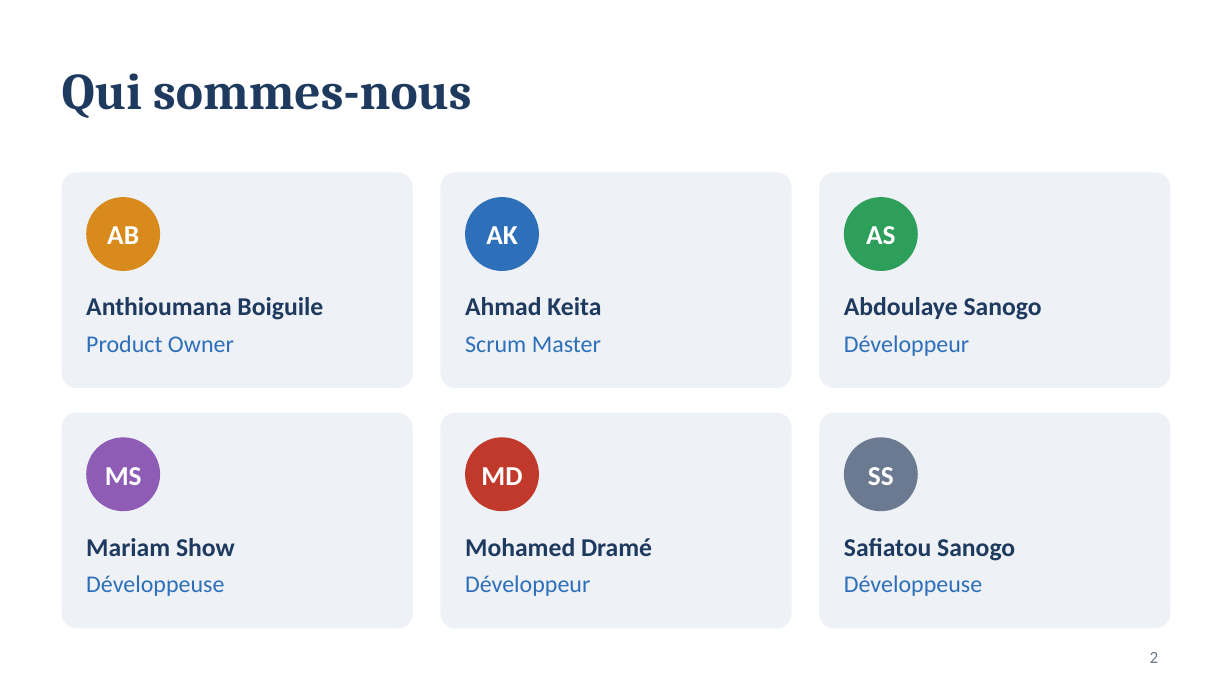
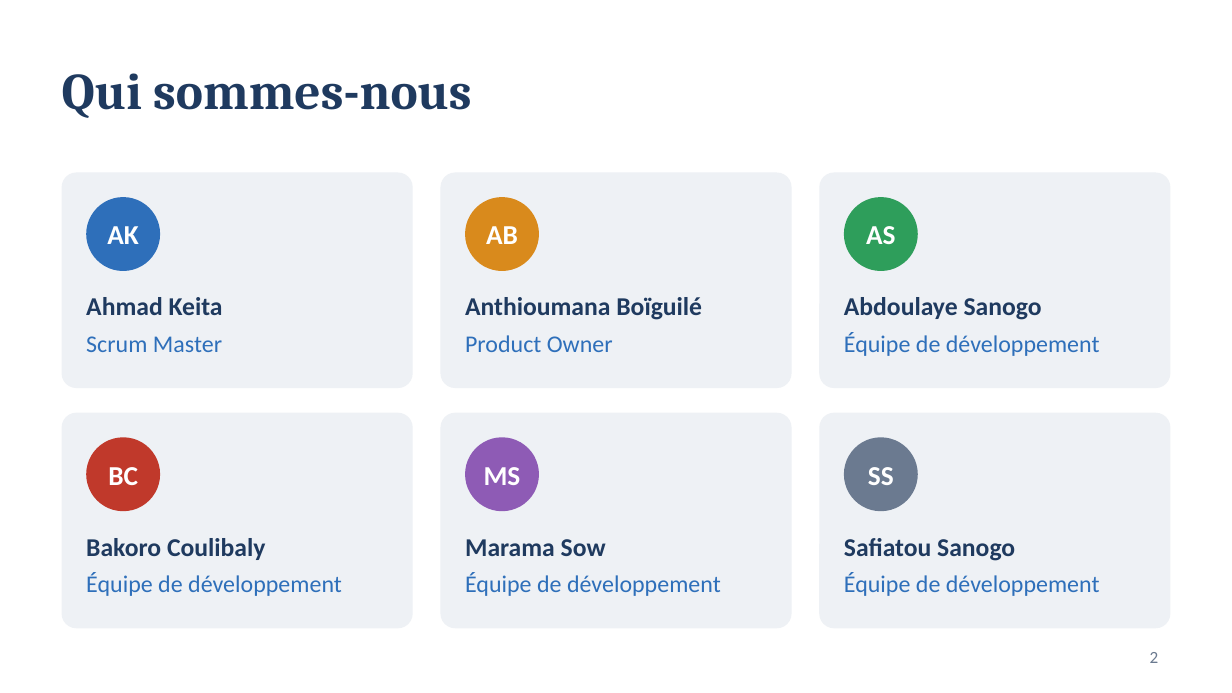
Before and after one commit to kamed936-byte/LOGISTOCK-SA, a slide deck: slide 2 of presentation/Presentation_Soutenance_LogiStock_SA.pptx. Drawn at 1232x693 pixels with LibreOffice and Linux fonts; fonts in the diff are those of the drawing. Boxes give left, top, right and bottom in pixels: in the first picture for what was removed or moved away, otherwise in the second. Text is boxed around its words. In the diff, an @@ line names an element or a change of style, - is before the commit and + after.

```diff
--- a/presentation/Presentation_Soutenance_LogiStock_SA.pptx
+++ b/presentation/Presentation_Soutenance_LogiStock_SA.pptx
@@ ellipse at (86, 197, 160, 271): fill #D98A1C to #2E6FBA @@
@@ ellipse at (464, 197, 538, 271): fill #2E6FBA to #D98A1C @@
@@ text at (107, 226, 138, 244): text changed @@
-AB
+AK
@@ text at (486, 226, 518, 244): text changed @@
-AK
+AB
@@ text at (86, 297, 223, 315): text changed @@
-Anthioumana Boiguile
+Ahmad Keita
@@ text at (465, 297, 702, 320): text changed @@
-Ahmad Keita
+Anthioumana Boïguilé
@@ text at (86, 336, 222, 352): text changed @@
-Product Owner
+Scrum Master
@@ text at (465, 335, 613, 352): text changed @@
-Scrum Master
+Product Owner
@@ text at (844, 332, 1100, 356): text changed @@
-Développeur
+Équipe de développement
@@ ellipse at (86, 437, 160, 511): fill #8E5BB5 to #C0392B @@
@@ ellipse at (464, 437, 538, 511): fill #C0392B to #8E5BB5 @@
@@ text at (108, 467, 138, 485): text changed @@
-MS
+BC
@@ text at (484, 467, 521, 485): text changed @@
-MD
+MS
@@ text at (86, 538, 266, 560): text changed @@
-Mariam Show
+Bakoro Coulibaly
@@ text at (465, 539, 606, 556): text changed @@
-Mohamed Dramé
+Marama Sow
@@ text at (86, 572, 342, 596): text changed @@
-Développeuse
+Équipe de développement
@@ text at (465, 572, 721, 596): text changed @@
-Développeur
+Équipe de développement
@@ text at (844, 572, 1100, 596): text changed @@
-Développeuse
+Équipe de développement
```
Also in this commit, not shown: 1 other slide changed.
